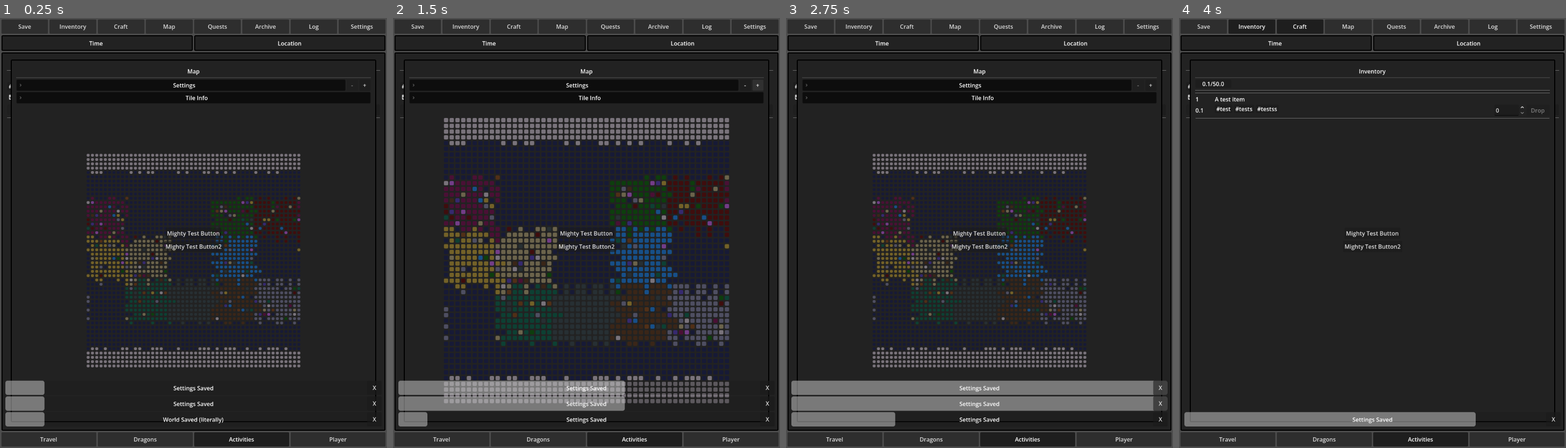
Above: before the commit, frames 1-4 (left to right).
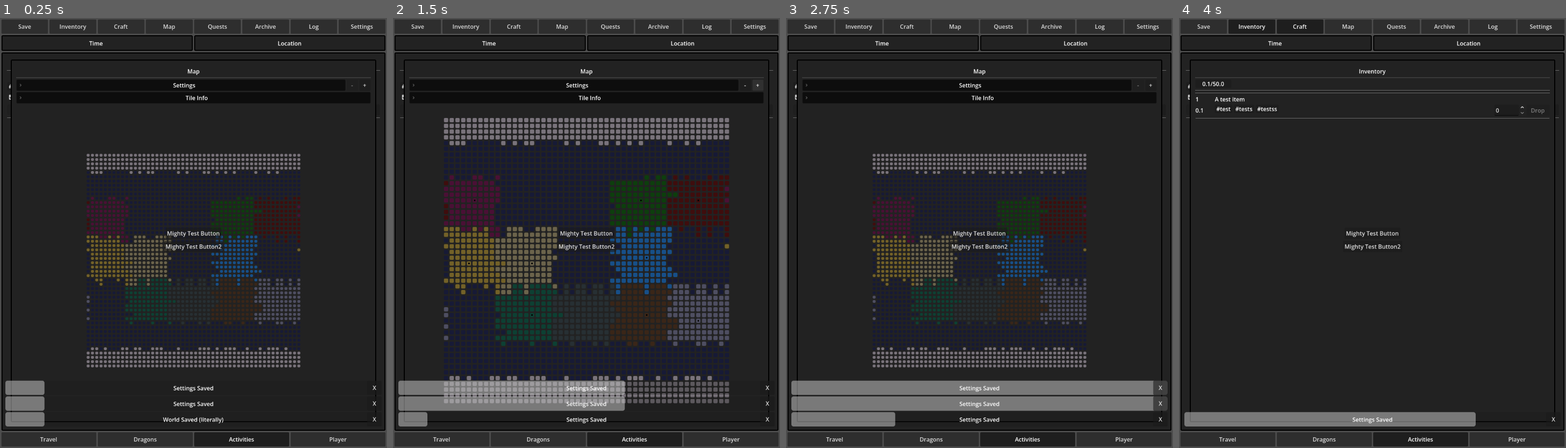
Above: after the commit, the same moments.

Repository: PixelFromTheMixery/codex-eletia
Game: Godot game, scene res://scenes/control_base.tscn
The game is run twice, just before and just after one commit, with the same random seed, the same clock (stepped at 60 frames per second) and the same inputs.
Inputs:
- Up to frame 1 (0.25 s): no input
- Up to frame 2 (1.5 s): click "Gather" at 0.5 s; click "+" at 1.25 s
- Up to frame 3 (2.75 s): click "-" at 2 s
- Up to frame 4 (4 s): click "Inventory" at 2.75 s; click "Craft" at 3.5 s

The runs differ from the first frame. In frame 1, 0.7% of the frame differs, in the area x 22-78%, y 41-71%; in frame 2, 1.8%, in the area x 13-87%, y 36-75%; in frame 3, 0.7%; in frame 4, nothing differs.

Commit message:
map icons and button updates

Diff:
--- a/prefabs/button_tile.gd
+++ b/prefabs/button_tile.gd
@@ -3,12 +3,22 @@
 signal tile_info
 
 var tag_scene: PackedScene = preload("res://prefabs/panel_cont_tag.tscn")
+var poi_icon: CompressedTexture2D = preload("res://assets/icons/map/poi.png")
 
 var data: MapTileData
 
 func _ready() -> void:
 	#name = TODO
 	self_modulate = data.base_colour
+	update_icon(custom_minimum_size.x)
 
-func _on_minimum_size_changed() -> void:
-	update_minimum_size()
+func update_icon(new_size):
+	if data.tile_type != "Basic":
+		if new_size >= 12.0 and new_size < 24.0:
+			icon = poi_icon
+			expand_icon = false
+		elif new_size >= 24.0:
+			icon = Shared.ICON_MAP[data.tile_type]
+			expand_icon = true
+		else:
+			icon = null
--- a/prefabs/button_tile.tscn
+++ b/prefabs/button_tile.tscn
@@ -8,6 +8,9 @@
 offset_right = 8.0
 offset_bottom = 8.0
 theme = ExtResource("1_p54ri")
+icon_alignment = 1
+expand_icon = true
 script = ExtResource("2_tm4py")
 
 [connection signal="minimum_size_changed" from="." to="." method="_on_minimum_size_changed"]
+[connection signal="resized" from="." to="." method="_on_resized"]
--- a/prefabs/vbox_action.gd
+++ b/prefabs/vbox_action.gd
@@ -91,7 +91,6 @@
 
 func _on_button_action_pressed() -> void:
 	if tween and tween.is_running():
-		print(tween.is_running())
 		tween.kill()
 		reset_timer()
 	else:
--- a/project.godot
+++ b/project.godot
@@ -44,4 +44,3 @@
 rendering_device/driver.windows="d3d12"
 renderer/rendering_method="gl_compatibility"
 renderer/rendering_method.mobile="gl_compatibility"
-textures/vram_compression/import_etc2_astc=true
--- a/scripts/UI/tile_manager.gd
+++ b/scripts/UI/tile_manager.gd
@@ -29,20 +29,19 @@
 	button_map[tile_data.coords] = tile_display
 
 func update_cell_size(new_value: int):
-	cell_size = new_value
-	Settings.map["Cell Size"] = cell_size
-	spinbox_cellsize.value = cell_size
-	button_small.disabled = true if cell_size == 8 else false
-	button_big.disabled = true if cell_size == 64 else false
-	for button in button_map:
-		button_map[button].custom_minimum_size = Vector2(cell_size, cell_size)
+	Settings.map["Cell Size"] = new_value
+	spinbox_cellsize.value = new_value
+	button_small.disabled = true if new_value == 8 else false
+	button_big.disabled = true if new_value == 64 else false
+	for button in button_map.values():
+		button.custom_minimum_size = Vector2(new_value, new_value)
+		button.update_icon(new_value)
 	#update astat when implement
 	Save.save_settings()
 
 func _on_spin_box_cell_size_value_changed(value: int) -> void:
 	update_cell_size(value)
 
-
 func _on_button_small_pressed() -> void:
 	update_cell_size(spinbox_cellsize.value - 4)
 
--- a/scripts/autoload/shared.gd
+++ b/scripts/autoload/shared.gd
@@ -17,3 +17,15 @@
 	"Time": Color("#8B4513"), # Saddle Brown
 	"Ice": Color("#DFD3E3"), # Purple White
 }
+
+const ICON_MAP: Dictionary[String, Texture2D] = {
+	"Capital": preload("res://assets/icons/map/capital.png"),
+	"City": preload("res://assets/icons/map/city.png"),
+	"Town": preload("res://assets/icons/map/town.png"),
+	"Hamlet": preload("res://assets/icons/map/hamlet.png"),
+	"Colony": preload("res://assets/icons/map/colony.png"),
+	"Refuge": preload("res://assets/icons/map/refuge.png"),
+	"Sanctuary": preload("res://assets/icons/map/sanctuary.png"),
+	"Fort": preload("res://assets/icons/map/fort.png"),
+	"Stronghold": preload("res://assets/icons/map/stronghold.png")
+}
--- a/scripts/classes/tile_class.gd
+++ b/scripts/classes/tile_class.gd
@@ -9,6 +9,7 @@
 #Fixed
 var essence: String
 var base_colour: Color
+var tile_type: String
 
 #Dynamic
 var discovered = false
@@ -18,3 +19,4 @@
 	self.coords = world_ref
 	self.essence = world_entry["essence"]
 	self.base_colour = Shared.COLOUR_MAP[self.essence]
+	self.tile_type = world_entry["tile_type"]
--- a/scripts/classes/world_class.gd
+++ b/scripts/classes/world_class.gd
@@ -32,6 +32,7 @@
 
 var world_tiles: Dictionary[Array, Dictionary]
 var patches: Dictionary[Rect2i, String]
+var empty_patches: Array = ["Ice", "Sea", "Mountain"]
 var astar: AStarGrid2D
 var poi_map: Dictionary[Array, Dictionary]
 
@@ -43,8 +44,8 @@
 	patch_application()
 	#tile_check()
 	ruffle_edges()
-	#locations()
-	tile_deviation()
+	locations()
+	#tile_deviation()
 	World.tiles = world_tiles
 	Save.save_world()
 
@@ -80,10 +81,6 @@
 
 	for y in range(segments):
 		for x in range(segments):
-			print(len(available_patches))
-			var patches_left = available_patches.duplicate()
-			patches_left.reverse()
-			print(patches_left)
 			var current_chunk_h = chunk_size
 			var y_offset = 0
 			var essence = "Ice"
@@ -108,7 +105,8 @@
 			var tile_data = {
 				"coords": current_pos,
 				"discovered": true,
-				"essence": "Sea"
+				"essence": "Sea",
+				"tile_type": "Basic"
 			}
 			world_tiles[current_pos] = tile_data
 
@@ -133,7 +131,7 @@
 			var pos = tile_data.pos
 			var actual_tile = world_tiles[pos]
 
-			var neighbours = tile_neighbours(pos[0], pos[1], 2)
+			var neighbours = tile_neighbours(pos[0], pos[1], chunk_size/4)
 
 			var idx = edge_to_offset_idx[tile_data.side]
 			var neighbor_tile = neighbours[OFFSETS[idx]]
@@ -142,7 +140,29 @@
 				actual_tile["essence"] = neighbor_tile["essence"]
 
 func locations():
-	pass
+	for patch in patches:
+		if patches[patch] in empty_patches:
+			continue
+
+		var capital = random_point_in_patch(patch, half_chunk)
+		var city = random_point_in_patch(patch)
+		var town = random_point_in_patch(patch)
+
+		var target_tile = world_tiles[capital]
+		target_tile["tile_type"] = "Capital"
+		poi_map[capital] = target_tile
+		world_tiles[capital] = target_tile
+
+func random_point_in_patch(patch: Rect2i, modifier: int = 0) -> Array[int]:
+	return [randi_range(
+		patch.position.x + modifier,
+		patch.end.x - 1 - modifier
+		),
+		randi_range(
+			patch.position.y + modifier,
+			patch.end.y-1 - modifier
+		)
+	]
 
 func get_edge_data(rect: Rect2i) -> Array:
 	var list = []
@@ -180,13 +200,12 @@
 	return neighbours
 
 func tile_deviation():
-	for tile in world_tiles:
-		if randf() < 0.2:
+	var deviation = chunk_size/100
+	for tile in world_tiles.values():
+		if randf() < deviation:
 			var new_essence = colour_keys.pick_random()
-			var current_tile = world_tiles[tile]
-			if current_tile["essence"] != new_essence and current_tile["essence"] not in ["Sea", "Mountain", "Ice"]:
-				current_tile["type"] = current_tile["essence"]
-				current_tile["essence"] = new_essence
-				current_tile["tile_id"] = current_tile["type"]+new_essence
-				world_tiles[tile] = current_tile
-				poi_map[current_tile["coords"]] = current_tile
+			if tile["essence"] != new_essence and tile["essence"] not in empty_patches:
+				tile["type"] = tile["essence"]
+				tile["essence"] = new_essence
+				tile["tile_id"] = tile["type"]+new_essence
+				poi_map[tile["coords"]] = tile
Binary file added: assets/icons/map/capital.png
Not shown, added: assets/icons/map/capital.png.import
Binary file added: assets/icons/map/city.png
Not shown, added: assets/icons/map/city.png.import
Binary file added: assets/icons/map/colony.png
Not shown, added: assets/icons/map/colony.png.import
Binary file added: assets/icons/map/fort.png
Not shown, added: assets/icons/map/fort.png.import
Binary file added: assets/icons/map/hamlet.png
Not shown, added: assets/icons/map/hamlet.png.import
Binary file added: assets/icons/map/poi.png
Not shown, added: assets/icons/map/poi.png.import
(and 10 more such lines)
